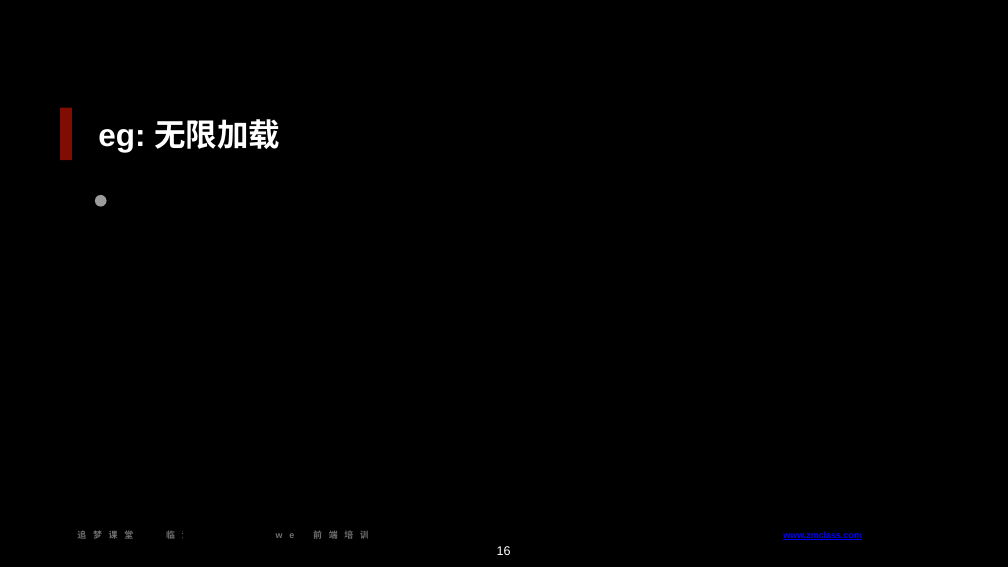
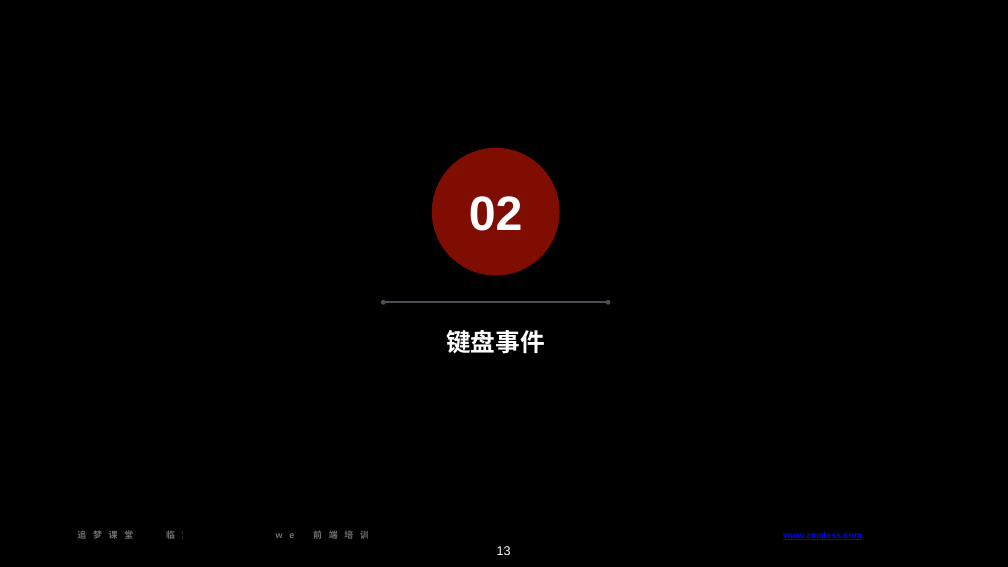
Before and after one commit to zmclass/web-study, a slide deck: slide 13 of 2019-12-26/ppt/事件类型.pptx (slide 16 before the commit). Drawn at 1008x567 pixels with LibreOffice and Linux fonts; fonts in the diff are those of the drawing; background and template pictures are left out. Boxes give left, top, right and bottom in pixels: in the first picture for what was removed or moved away, otherwise in the second. Text is boxed around its words. In the diff, an @@ line names an element or a change of style, - is before the commit and + after.

```diff
--- a/2019-12-26/ppt/事件类型.pptx
+++ b/2019-12-26/ppt/事件类型.pptx
@@ rectangle removed at (60, 108, 72, 160) @@
@@ text removed at (98, 119, 280, 152) @@
-eg: 无限加载
@@ ellipse added at (432, 148, 559, 276), fill #800D02, 92 pt, text #FFFFFF, bold @@
+02
@@ ellipse removed at (95, 195, 107, 207) @@
@@ double arrow added from (383, 302) to (608, 302), #4B4F55 3 pt @@
@@ text added at (446, 330, 545, 354), 47 pt, text #FFFFFF, bold @@
+键盘事件
@@ page number at (497, 546, 511, 555): text changed @@
-16
+13
```
Also in this commit, not shown: 2 other slides changed, 1 slide added, 20 other files.
